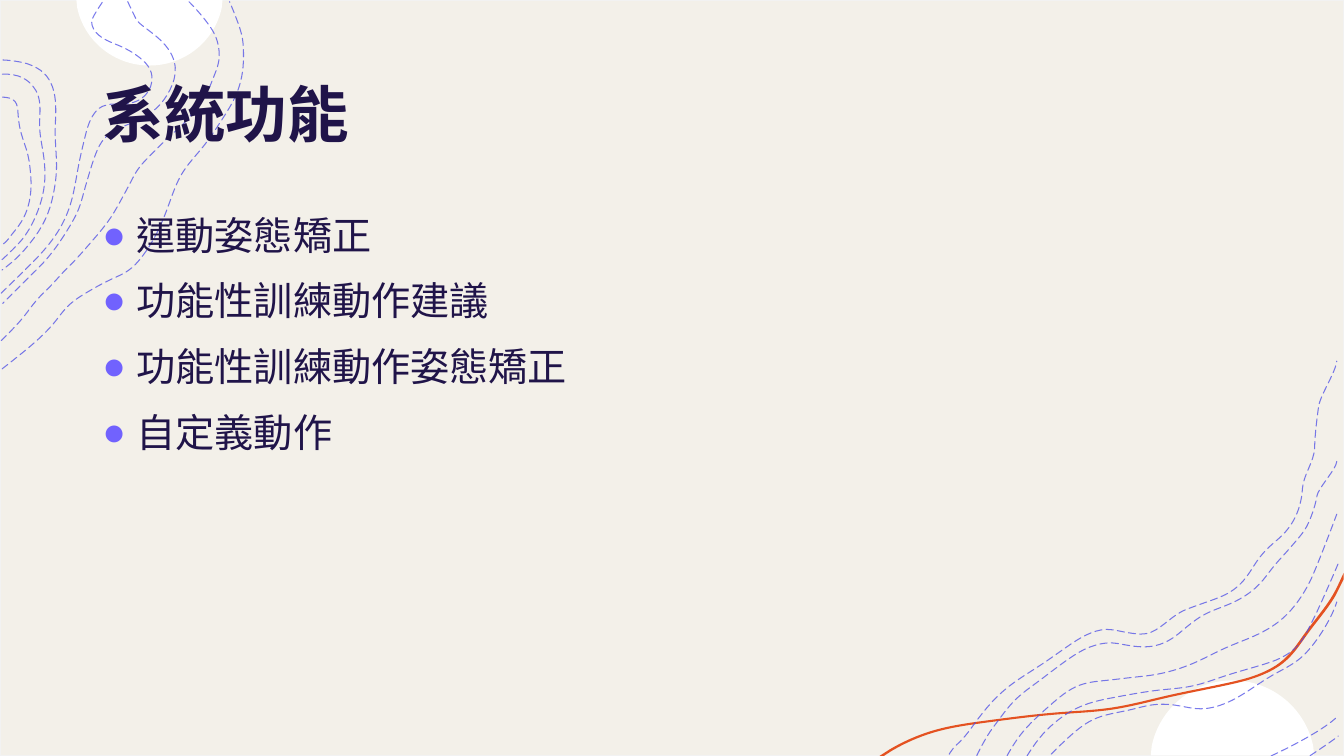
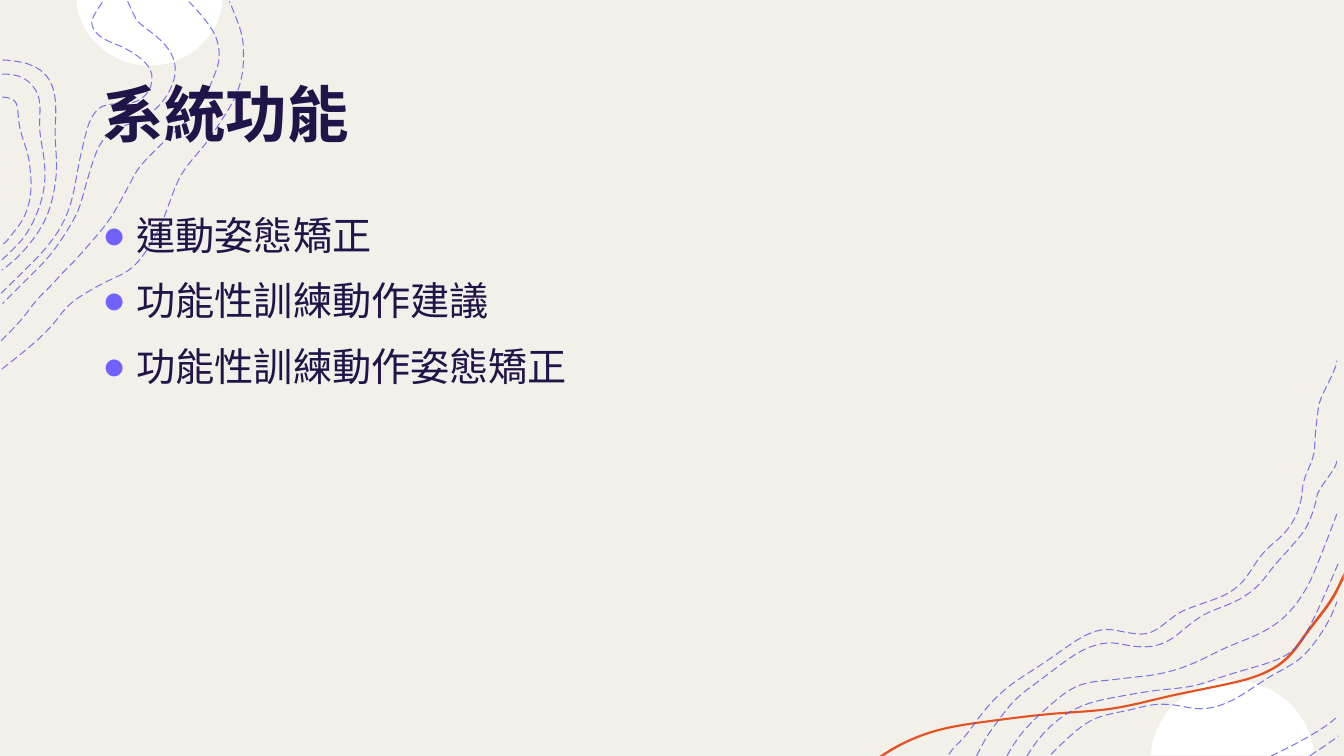
Before and after one commit to mizulun/seatpose-system, a slide deck: slide 5 of 提升運動表現輔助系統.pptx. Drawn at 1344x756 pixels with LibreOffice and Linux fonts; fonts in the diff are those of the drawing. Boxes give left, top, right and bottom in pixels: in the first picture for what was removed or moved away, otherwise in the second. Text is boxed around its words. In the diff, an @@ line names an element or a change of style, - is before the commit and + after.

```diff
--- a/提升運動表現輔助系統.pptx
+++ b/提升運動表現輔助系統.pptx
@@ text at box(136, 414, 332, 450): paragraph removed @@
-● 自定義動作
```
Also in this commit, not shown: 1 other slide changed, 1 slide added, 1 slide removed.
